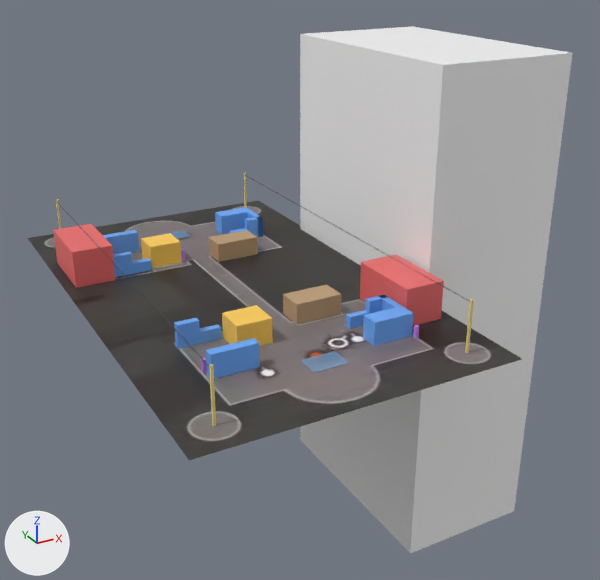
A saved change to the Blender file maps/skycity/blockout/skycity_blockout.blend.
Both versions are drawn from a 50 mm lens placed at (-41.5, -93.5, 44.5), pointed at (10.4, 0.8, -2.6). Every picture has the same lights, and +X, +Y and +Z are marked at lower left. The first picture is the older version.

The scene before the commit, as lines of its bpy script (objects in view):
```python
me_crate_a3_l_形箱堆_橫段__001 = bpy.data.meshes.new('CRATE_A3 L 形箱堆（橫段）.001')
me_crate_a3_l_形箱堆_橫段__001.from_pydata(...)  # 20 vertices, 14 faces; spans x -12.82..-7.44, y 11.64..12.54, z 0.0..3.0
me_crate_a3_l_形箱堆_橫段__001.materials.append(mat_bo_crate_001)  # blue #6caaf9
me_plan_ref = bpy.data.meshes.new('PLAN_REF')
me_plan_ref.from_pydata(...)  # 4 vertices, 1 face; spans x -19.9..20.0, y -33.4..33.4, z 0.0
me_plan_ref.materials.append(mat_plan_ref)  # picture img_plan_ref_png
me_winch_a_捲揚機_大滾筒_兩端齒輪 = bpy.data.meshes.new('WINCH_A 捲揚機（大滾筒＋兩端齒輪）')
me_winch_a_捲揚機_大滾筒_兩端齒輪.from_pydata(...)  # 12 vertices, 10 faces; spans x -0.5..0.5, y -0.898..0.5, z -0.5..0.5
me_winch_a_捲揚機_大滾筒_兩端齒輪.materials.append(mat_bo_winch)  # brown #bc9b76
ob_crate_a2_l_形箱堆_左側靠峽谷_鏡像右側_靠纜車兩層_內側單層 = bpy.data.objects.new('CRATE_A2 L 形箱堆（左側靠峽谷，鏡像右側：靠纜車兩層、內側單層）', me_crate_a3_l_形箱堆_橫段__001)
ob_crate_a2_l_形箱堆_左側靠峽谷_鏡像右側_靠纜車兩層_內側單層.location = (0.0, 0.0, 0.0)
ob_plan_ref_平面圖_參考用 = bpy.data.objects.new('PLAN_REF 平面圖（參考用）', me_plan_ref)
ob_plan_ref_平面圖_參考用.location = (0.0, 0.0, 0.0)
ob_winch_a_捲揚機_大滾筒_兩端齒輪 = bpy.data.objects.new('WINCH_A 捲揚機（大滾筒＋兩端齒輪）', me_winch_a_捲揚機_大滾筒_兩端齒輪)
ob_winch_a_捲揚機_大滾筒_兩端齒輪.location = (5.2, 12.2, 1.4)
ob_winch_a_捲揚機_大滾筒_兩端齒輪.scale = (6.28, 2.51, 2.7)
# also in view: 'HUT_B 小屋' at (-4.9, -14.4, 1.6); 'WINCH_B 捲揚機（大滾筒＋兩端齒輪）' at (5.2, -11.7, 1.4); 'STRAW_B 吸管箱（中間有洞，穿過去上纜車）' at (9.9, -21.6, 1.5); 'CRATE_B1 箱堆（外側，靠纜車站，兩層）' at (-9.4, -20.2, 1.5); 'TRAM_R 纜車（鐘樓側，停在 B）' at (15.7, -15.6, 2.5)
```
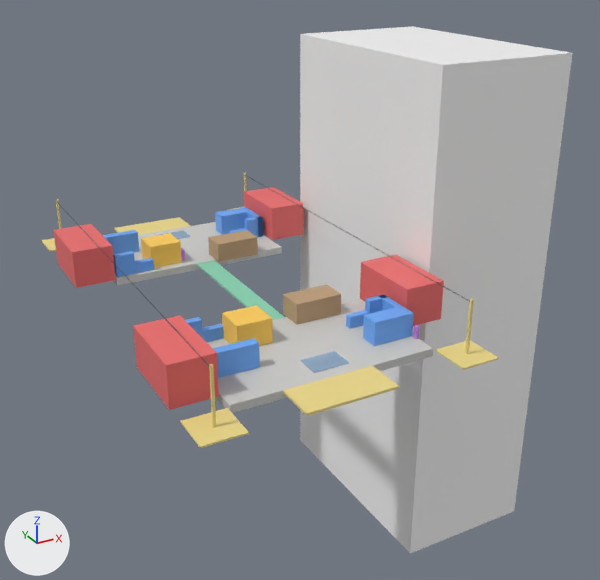
Changed parts and their boxes [x1, y1, x2, y2] in the pictures (600 x 580 px):
'PLAN_REF 平面圖（參考用）', hidden
    before: [28, 201, 522, 460]
'TRAM_L_STOP_B 纜車（左線）開到 B 停下的位置', added (red)
    after: [133, 315, 219, 410]
'TRAM_R_STOP_A 纜車（鐘樓側）開到 A 停下的位置', added (red)
    after: [244, 187, 303, 240]
'CRATE_A2 L 形箱堆（左側靠峽谷，鏡像右側：靠纜車兩層、內側單層）', moved
    before: [113, 252, 152, 277]
    after: [113, 251, 154, 277]
'BASE_B1 基地B（主體）', unchanged, uncovered by the edit
    after: [211, 309, 433, 413]
'FLOORGEAR_B 外緣大齒輪（半圓）', unchanged, uncovered by the edit
    after: [283, 366, 399, 416]
'PULLEY_BL 角落滑輪齒輪', unchanged, uncovered by the edit
    after: [181, 408, 249, 448]

The edits, one by one:
Material 'bo_tram.001' (mat_bo_tram_001) is new.
Its base color is (0.85, 0.15, 0.15) (red #ed6c6c).
Mesh me_tram_l_纜車_左線_停在_a__002 is new.
It has 34 vertices, 32 faces and spans x 13.01..18.41, y 14.35..24.42, z 0.0..5.09.
It uses material mat_bo_tram_001 (red #ed6c6c).
Mesh me_tram_l_纜車_左線_停在_a__001 is new.
It has 34 vertices, 32 faces and spans x -18.41..-13.01, y 10.58..20.65, z 0.0..5.09.
It uses material mat_bo_tram_001 (red #ed6c6c).
Object 'PLAN_REF 平面圖（參考用）' (ob_plan_ref_平面圖_參考用) is now hidden.
Object 'CRATE_A2 L 形箱堆（左側靠峽谷，鏡像右側：靠纜車兩層、內側單層）' (ob_crate_a2_l_形箱堆_左側靠峽谷_鏡像右側_靠纜車兩層_內側單層) moves from (0.0, 0.0, 0.0) to (0.3, 0.0, 0.0).
Object 'TRAM_R_STOP_A 纜車（鐘樓側）開到 A 停下的位置' (ob_tram_r_stop_a_纜車_鐘樓側_開到_a_停下的位置) is new; it shows me_tram_l_纜車_左線_停在_a__002.
Its location is (0.0, 0.0, 0.0).
Object 'TRAM_L_STOP_B 纜車（左線）開到 B 停下的位置' (ob_tram_l_stop_b_纜車_左線_開到_b_停下的位置) is new; it shows me_tram_l_纜車_左線_停在_a__001.
Its location is (0.0, -35.0, 0.0).
